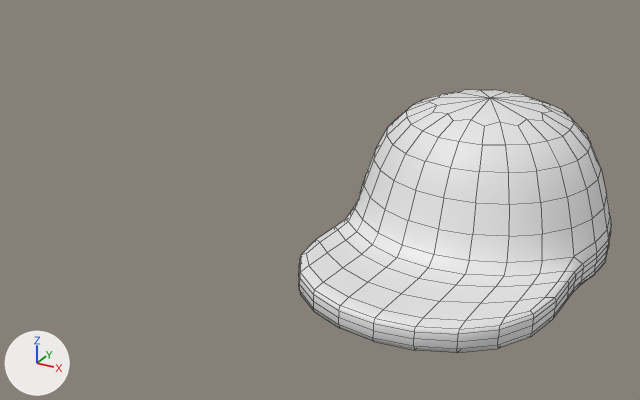
One commit to the Blender file Adventures in LEGO Hospital/Models/Minifig/Accessories/LEGO Cap.blend: the scene before it, then after it.
Both versions are drawn from a 50 mm camera at (4.29, -11.11, 11.07) aimed at (-2.06, 0.44, 5.29). The axes (+X, +Y, +Z) are drawn at lower left. The lights are the same throughout. Mesh edges are drawn as thin lines.
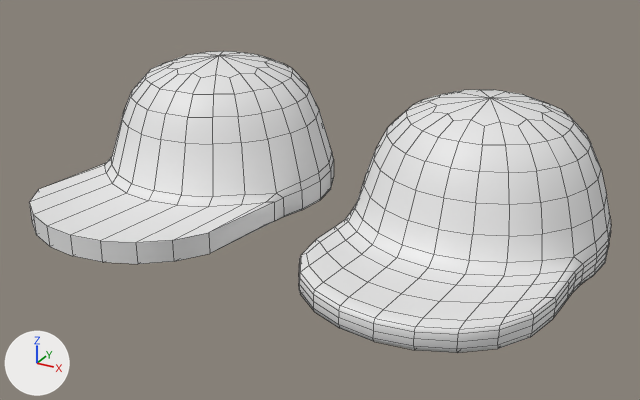
The change, as JSON lines over the scene's bpy script:
```json
{"op": "add", "block": "me_circle_000", "code": ["me_circle_000 = bpy.data.meshes.new('Circle.000')", "me_circle_000.from_pydata(...)  # 267 vertices, 256 faces; spans x -2.06..2.06, y -4.04..2.06, z -0.56..1.83", "me_circle_000.polygons.foreach_set('use_smooth', [True] * 256)"]}
{"op": "add", "block": "ob_lego_cap", "code": ["ob_lego_cap = bpy.data.objects.new('LEGO Cap', me_circle_000)", "ob_lego_cap.location = (-4.76, 1.63, 5.25)", "_m = ob_lego_cap.modifiers.new('EdgeSplit', 'EDGE_SPLIT')", "_m.split_angle = 0.96"]}
```

Changed parts and their boxes (x1, y1, x2, y2) in the pictures (640 x 400 px):
```json
{"object": "LEGO Cap", "change": "added", "after": [29, 51, 334, 264]}
```
